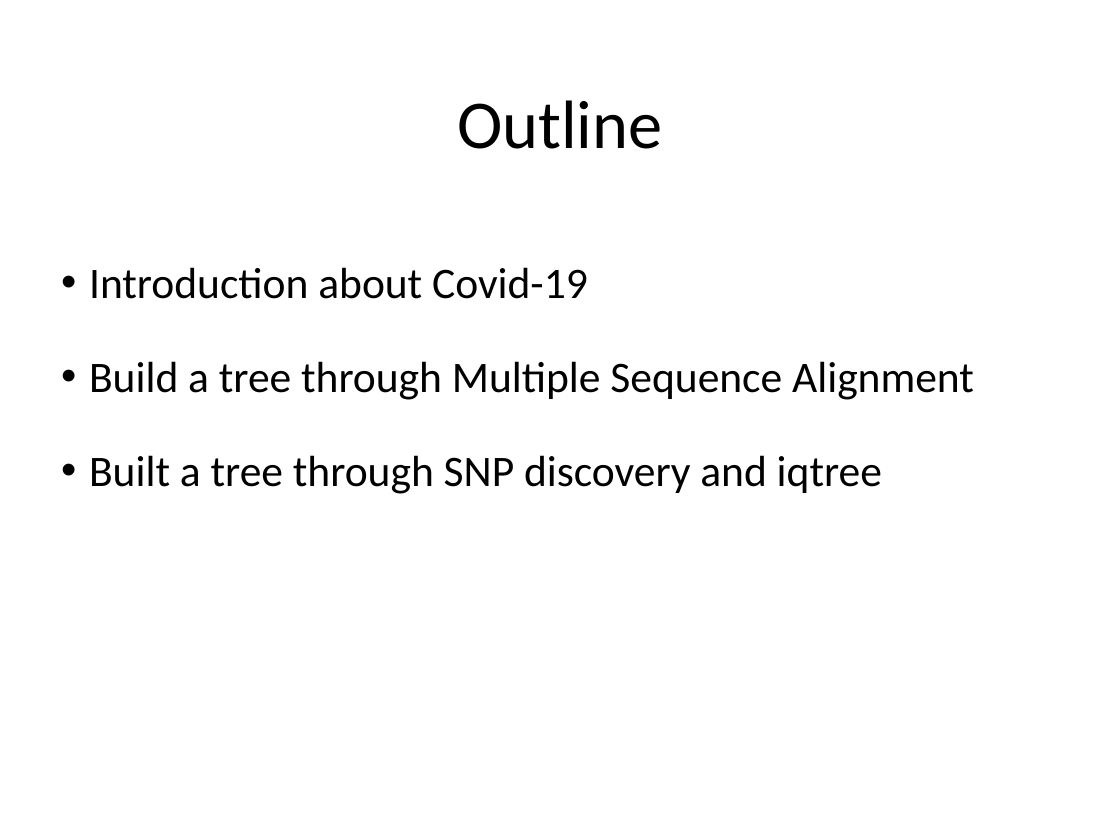
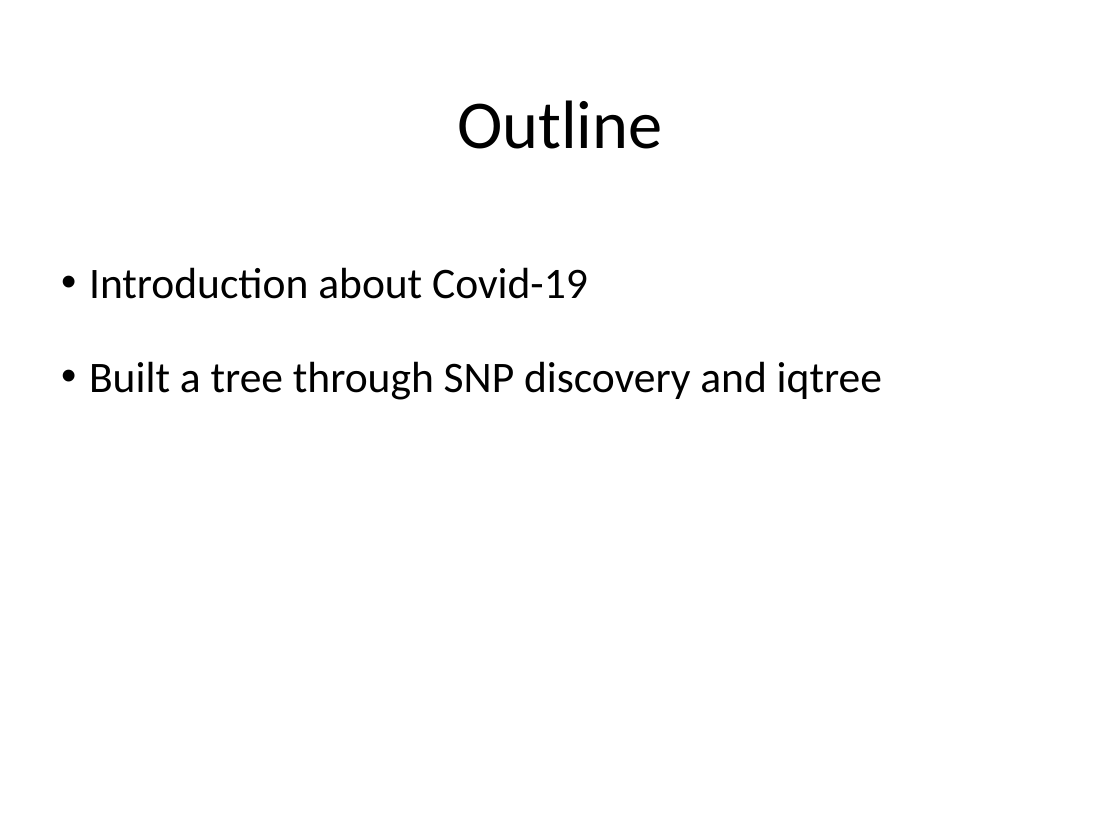
Before and after one commit to liu3zhenlab/teaching, a slide deck: slide 2 of PLPTH813Bioinformatis/2023/lectures/lecture14_BeocatProject.pptx. Drawn at 1120x840 pixels with LibreOffice and Linux fonts; fonts in the diff are those of the drawing. Boxes give left, top, right and bottom in pixels: in the first picture for what was removed or moved away, otherwise in the second. Text is boxed around its words. In the diff, an @@ line names an element or a change of style, - is before the commit and + after.

```diff
--- a/PLPTH813Bioinformatis/2023/lectures/lecture14_BeocatProject.pptx
+++ b/PLPTH813Bioinformatis/2023/lectures/lecture14_BeocatProject.pptx
@@ text at (x1=89, y1=361, x2=974, y2=400): paragraph removed @@
-• Build a tree through Multiple Sequence Alignment
```
Also in this commit, not shown: 1 other slide changed, 1 slide added, 2 other files.
